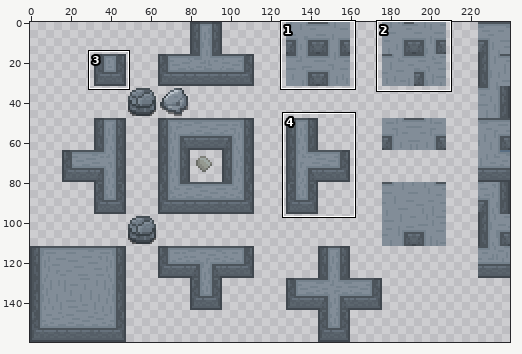
Sprite sheet: Assets/_ IslandBoy/Content/Art/Sprites/Tiles/SPR Stone Wall.png. The picture above shows the old version from afar; the outline marks the close-up.
Close-up. Before the commit:
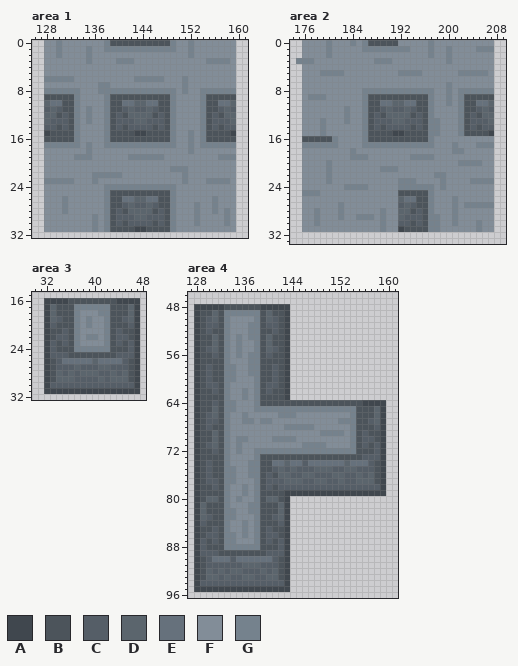
The file is 240x160 pixels. Colours within 5 levels of each other are drawn and written as one. Shown: area 1: x 126..161, y 0..32; area 2: x 174..209, y 0..33; area 3: x 30..48, y 15..32; area 4: x 127..161, y 46..96. The commit also changed other parts of the picture, which this record leaves out.
Palette (. is transparent): A #40474e  B #4c545b  C #555e67  D #5b656d  E #66717c  F #828d98  G #75828d
Pixels before, area 1, first column x 128:
 0 FFGFFFFFFFGBBBBBBBBBBGFFGFFFFFFF
 1 FFGFFFFGFFGGGGGGGGGGGGFFGFFFFFFF
 2 FFGFFFFGFFFFFFFFFFFFFFFFGFFFFFFF
 3 FFFFFFFGFFFFGGGFFFFFFFFFFFFGGGGF
 4 FFFFFFFFFFFFFFFFFFFFFFFFFFFFFFFF
 5 FFFFFFFFFFFFFFFFFFFFFFFFFFFFFFFF
 6 GGGGGFFFFFFFFFFGGGGGFFFGFFFFFFFF
 7 FFFFFFFFFGGFFFFFFFFFFFFGFFFFFFFF
 8 GGGGGGFFFGGGGGGGGGGGGGFGFFGGGGGG
 9 BBBBBGFFFFGBBBBBBBBBBGFFFFGBBBBB
10 DEEBBGFFFFGBBEEDDEEBBGFFFFGBBEED
11 CDCBBGFGFFGBBCDCCDCBBGFFFFGBBCDC
12 DDBCBGFGFFGBCBDDDDBCBGFFFFGBCBDD
13 DCCCBGFGFFGBCCCDDCCCBGFFFFGBCCCD
14 CCBCBGFFFFGBCBCCCCBCBGFFFFGBCBCC
15 ABBBBGFFFFGBBBBAABBBBGFFGFGBBBBA
16 BBBBBGFFFFGBBBBBBBBBBGFFGFGBBBBB
17 GGGGGGFGFFGGGGGGGGGGGGFFGFGGGGGG
18 FFFFFFFGFFFFFFFFFFFFFFFFGFFFFFFF
19 FFFFFGGGFFFFFFGGGGGGFFFFFFFFFGGG
20 FFFFFFFFFFFFFFFFFFFFFFFFFFFFFFFF
21 FFFFFFFFFFFFFFFFFFFFFGGGFFFFFFFF
22 FFFFFFFFGGGGGFFFFFFFFFFGFFFFFFFF
23 GGGGGFFFGFFFFFFFFFFFFFFGFFFGGGGF
24 FFFFFFFFFFGGGGGGGGGGGGFFFFFFFFFF
25 FFFFFFFFFFGBBBBBBBBBBGFFFFFFFFFF
26 FFFGFFFFFFGBBEEDDEEBBGFFFFFFGFFF
27 FFFGFFFFFFGBBCDCCDCBBGFFFGFFGFFF
28 FFFGFFFFFFGBCBDDDDBCBGFFFGFFGFGF
29 FFFFFFFFGFGBCCCDDCCCBGFFFGFFFFGF
30 FFFFFFFFGFGBCBCCCCBCBGFFFGFFFFGF
31 FFFFFFFFGFGBBBBAABBBBGFFFFFFFFFF
Pixels before, area 2, first column x 175:
 0 .FFFFGFFFGFGBBBBBFFFFFGFFFFFFFFFF
 1 .FFFFGFFFFFGGGGGGGGFFFGFFGFFFFGGG
 2 .FFFFGFFFFFFFFFFFFFFFFGFFGFFFFFFF
 3 GGGFFFFFFFFFFGGGFFFFFFFFFGFFFFFFF
 4 .FFFFFFFFFFFFFFFFFFFFFFFFFFFFFFFF
 5 .FFFGGGGFFFFFFFFFGGGGFFFFFFGGGGGF
 6 .FFFFFFFFFFFFFFFFFFFFFFFFFFFFFFFF
 7 .FFFFFFFFFFFFFFFFFFFFFFFFGFFFFFFF
 8 .FFFFFFFFFFGGGGGGGGGGGGFFGFGGGGGG
 9 .FGGGFFFFFFGBBBBBBBBBBGFFGFGBBBBB
10 .FFFFFFFFFFGBBEEDDEEBBGFFGFGBBEED
11 .FFFFFFFGFFGBBCDCCDCBBGFFFFGBBCDC
12 .FFFFFFFGFFGBCBDDDDBCBGFFFFGBCBDD
13 .FFFGFFFGFFGBCCCDDCCCBGGFFFGBCCCD
14 .FFFGFFFFFFGBCBCCCCBCBGGFFFGBCBCC
15 .FFFGFFFFFFGBBBBAABBBBGGFFFGBBBBA
16 .BBBBBGFFFFGBBBBBBBBBBGFFFFFFFFFF
17 .GGGGGGFFFFGGGGGGGGGGGGFFFGFFFGGG
18 .FFFFFFFFGFFFFFFFFFFFFFFFFGGFFFFF
19 .FFFFFFFFGGGFFFFFFFGGGGFFFFFFFFFF
20 .FFFFGFFFFFFFFFFFFFFFFFFFFFGGGGFF
21 .FFFFGFFFFFFFFGGGFFFFFFFFFFFFFFFF
22 .FFFFGFFFFFFFFFFFFFFFFFGGFFFFFFFF
23 .FFFFGFFFFFFFFFFFGGGFFFFGFFFFGGGG
24 .FFFFFFFGGGGFFFFFGGGGGGFGFFFFFFFF
25 .GGGFFFFFFFFFFFFFBBBBBGFFFFFFFFFF
26 .FFFFFFFFFFFFFFFFDEEBBGFFFGFFFFFF
27 .FFFFFFGFFFFFFFFFCDCBBGFFFGFGGGGG
28 .FFGFFFGFFFFFFGFFDDBCBGFFFGFFFFFF
29 .FFGFFFGFFGGGFGFFDCCCBGGFFGFFFFFF
30 .FFGFFFFFFFFFFGFFCCBCBGGFFGFFFGFF
31 .FFFFFFFFFFFFFGFFABBBBGGFFFFFFGFF
Pixels before, area 3, first column x 32:
16 AAAABBBBBBBBAAAA
17 ADBBBGGGGGGBBBDA
18 ADBBBGFFFGGBBBDA
19 ADCBBGFGFFGBBCDA
20 ACBBBGFGFFGBBBCA
21 ABBCBGFFFFGBCBBA
22 ABCCBGFGGFGBCCBA
23 ACBCBGFFFFGBCBCA
24 ACBBBGGGGGGBBBCA
25 ACCCBBBBBBBBCCCA
26 ABCEEEEEDEEEECBA
27 ABCCCDCCCDDCCCBA
28 ABDCDCDDDCCDCDBA
29 ABDDDCCCCDCDDDBA
30 ACCCCCCCCCCCCCCA
31 AAAAAAAAAAAAAAAA
Pixels before, area 4, first column x 128:
48 AAAAABBBBBBAAAAA................
49 ABBDBGGGGGGBDBBA................
50 ABCDBGFFFFGBDCBA................
51 ABCCBGFFFGGBCCBA................
52 ABCBBGFFFGGBBCBA................
53 ABBDBGFGFGGBDBBA................
54 ABBDBGFGFFGBDBBA................
55 ABCDBGFGFFGBDCBA................
56 ABBCBGFGFGGBCBBA................
57 ABBBBGFFFGGBBBBA................
58 ABCBBGGFFGGBBCBA................
59 ABCBBGGFFGGBBCBA................
60 ABCBBGGFFFGBBCBA................
61 ABCCBGFFFFGBCCBA................
62 ABBCBGFFGFGBCBBA................
63 ABBBBGFFGFGBBBBA................
64 ABBCBGGFFFGBBBBBBBBBBBBBBBBBAAAA
65 ABBDBGGFFFGGGGGGGGGGGGGGGGGBBBDA
66 ABCDBGFFGFFFFFGGGFFFFFFFFFGBBBDA
67 ABCCBGFFGGFGGFFFFFFFFFFFGGGBBCDA
68 ABCBBGFFFFFFFFFGGGGGFFFFFFGBBBCA
69 ABBDBGFFFFFFFFFFFFFFFGGGGFGBCBBA
70 ABBDBGFGGFFFFGGGGFFFFFFFFFGBCCBA
71 ABCDBGFGFFFFFFFFFFGGGGFFFFGBCBCA
72 ABBCBGFGFFGGGGGGGGGGGGGGGGGBBBCA
73 ABBBBGFFFFGBBBBBBBBBBBBBBBBBCCCA
74 ABCBBGFFFGGBBEEDEECEEEEEEDEEECBA
75 ABCBBGGFFGGBBCDCDCCCDDDCCDDCCCBA
76 ABCBBGGFFGGBCBDDCCDDCCCDDCCDCDBA
77 ABCCBGGFFFGBCCCDDDCCDDCCDCCDDDBA
78 ABBCBGFFGFGBCBCCCCCCCCCCCCCCCCCA
79 ABBBBGFFGFGBBBBAAAAAAAAAAAAAAAAA
80 ABDDBGFGFFGBDDBA................
81 ADBBBGFFFGGBBBDA................
82 ADBBBGGFFGGBBBDA................
83 ADCBBGGFFFGBBCDA................
84 ACBBBGFFGFGBBBCA................
85 ABBCBGFFGFGBCBBA................
86 ABCCBGGFGFGBCCBA................
87 ACBCBGGFFFGBCBCA................
88 ACBBBGGGGGGBBBCA................
89 ACCCBBBBBBBBCCCA................
90 ABCEEECEEEEEECBA................
91 ABCCCCCCDDDCCCBA................
92 ABDCDCDDCCCDCDBA................
93 ABDDCDCCDDCCDDBA................
94 ACCCCCCCCCCCCCCA................
95 AAAAAAAAAAAAAAAA................
After the commit:
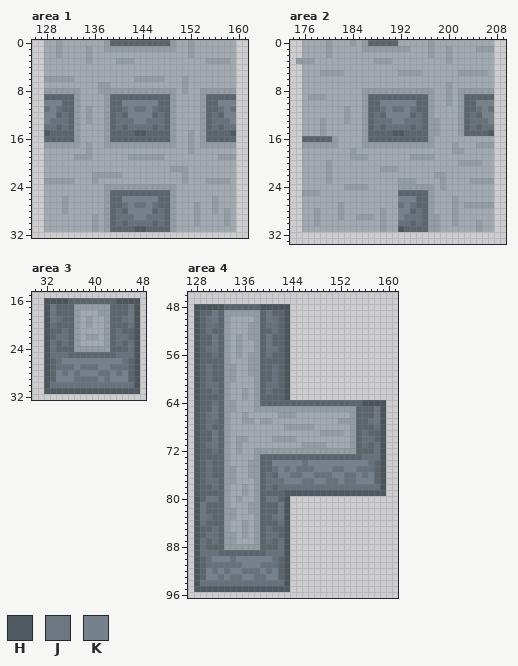
Colours new in this view: H #4f5961  J #6c7782  K #75828d
Changes in this commit:
colour F: #828d98 -> #a1a9b1
colour G: #75828d -> #919ca4
Changed rows in their new state; - is a pixel that keeps its letter.
Area 1:
first column x 139:
 0 DDDDDDDDDD
first column x 128:
 9 DDDDD------DDDDDDDDDD------DDDDD
10 KKKDD------DDKKKKKKDD------DDKKK
11 EKEDD------DDEKEEKEDD------DDEKE
12 KKDED------DEDKKKKDED------DEDKK
13 KEEED------DEEEKKEEED------DEEEK
14 EEDED------DEDEEEEDED------DEDEE
15 HDDDD------DDDDHHDDDD------DDDDH
16 DDDDD------DDDDDDDDDD------DDDDD
first column x 139:
25 DDDDDDDDDD
26 DDKKKKKKDD
27 DDEKEEKEDD
28 DEDKKKKDED
29 DEEEKKEEED
30 DEDEEEEDED
31 DDDDHHDDDD
Area 2:
first column x 187:
 0 DDDDD
first column x 176:
 9 -----------DDDDDDDDDD------DDDDD
10 -----------DDKKKKKKDD------DDKKK
11 -----------DDEKEEKEDD------DDEKE
12 -----------DEDKKKKDED------DEDKK
13 -----------DEEEKKEEED------DEEEK
14 -----------DEDEEEEDED------DEDEE
15 -----------DDDDHHDDDD------DDDDH
16 DDDDD------DDDDDDDDDD-----------
first column x 192:
25 DDDDD
26 KKKDD
27 EKEDD
28 KKDED
29 KEEED
30 EEDED
31 HDDDD
Area 3:
first column x 32:
16 BBBBDDDDDDDDBBBB
17 BJDDD------DDDJB
18 BJDDD------DDDJB
19 BJEDD------DDEJB
20 BEDDD------DDDEB
21 BDDED------DEDDB
22 BDEED------DEEDB
23 BEDED------DEDEB
24 BEDDD------DDDEB
25 BEEEDDDDDDDDEEEB
26 BDEKKKKKKKKKKEDB
27 BDEEEKEEEKKEEEDB
28 BDKEKEKKKEEKEKDB
29 BDKKKEEEEKEKKKDB
30 BEEEEEEEEEEEEEEB
31 HHHHHHHHHHHHHHHH
Area 4:
first column x 128:
48 BBBBBDDDDDDBBBBB----------------
49 BDDJD------DJDDB----------------
50 BDEJD------DJEDB----------------
51 BDEED------DEEDB----------------
52 BDEDD------DDEDB----------------
53 BDDJD------DJDDB----------------
54 BDDJD------DJDDB----------------
55 BDEJD------DJEDB----------------
56 BDDED------DEDDB----------------
57 BDDDD------DDDDB----------------
58 BDEDD------DDEDB----------------
59 BDEDD------DDEDB----------------
60 BDEDD------DDEDB----------------
61 BDEED------DEEDB----------------
62 BDDED------DEDDB----------------
63 BDDDD------DDDDB----------------
64 HDDED------DDDDDDDDDDDDDDDDDBBBB
65 HDDJD----------------------DDDJB
66 HDEJD----------------------DDDJB
67 HDEED----------------------DDEJB
68 HDEDD----------------------DDDEB
69 HDDJD----------------------DEDDB
70 HDDJD----------------------DEEDB
71 HDEJD----------------------DEDEB
72 HDDED----------------------DDDEB
73 HDDDD------DDDDDDDDDDDDDDDDDEEEB
74 HDEDD------DDKKKKKEKKKKKKKKKKEDB
75 HDEDD------DDEKEKEEEKKKEEKKEEEDB
76 HDEDD------DEDKKEEKKEEEKKEEKEKDB
77 HDEED------DEEEKKKEEKKEEKEEKKKDB
78 HDDED------DEDEEEEEEEEEEEEEEEEEB
79 HDDDD------DDDDHHHHHHHHHHHHHHHHH
80 BDJJD------DJJDB----------------
81 BJDDD------DDDJB----------------
82 BJDDD------DDDJB----------------
83 BJEDD------DDEJB----------------
84 BEDDD------DDDEB----------------
85 BDDED------DEDDB----------------
86 BDEED------DEEDB----------------
87 BEDED------DEDEB----------------
88 BEDDD------DDDEB----------------
89 BEEEDDDDDDDDEEEB----------------
90 BDEKKKEKKKKKKEDB----------------
91 BDEEEEEEKKKEEEDB----------------
92 BDKEKEKKEEEKEKDB----------------
93 BDKKEKEEKKEEKKDB----------------
94 BEEEEEEEEEEEEEEB----------------
95 HHHHHHHHHHHHHHHH----------------
